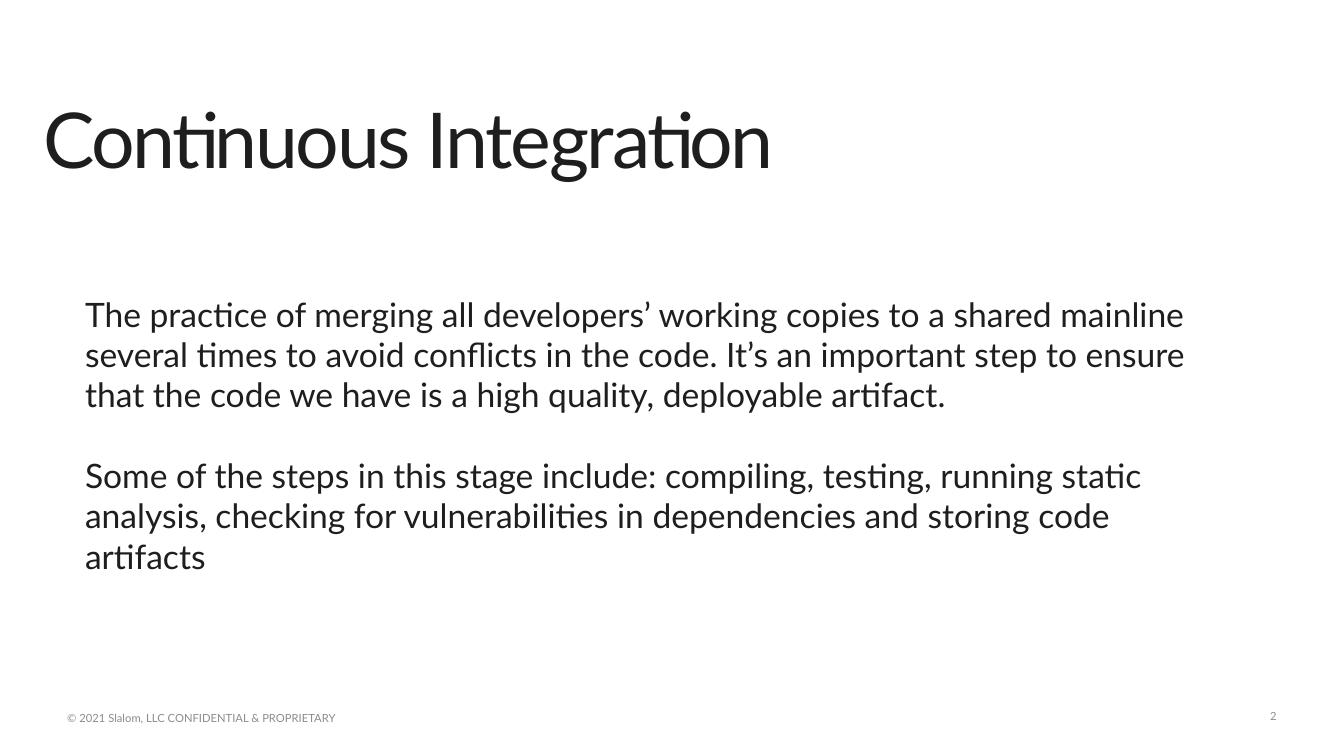
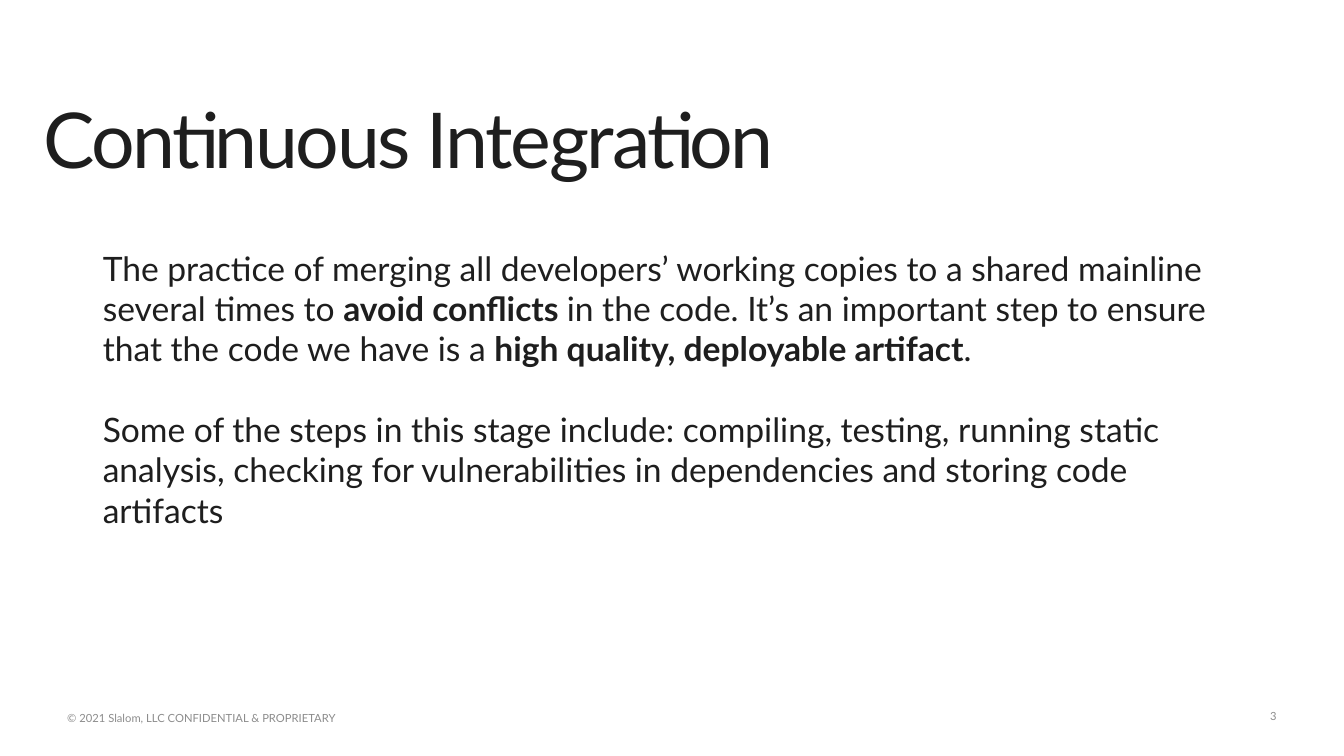
Before and after one commit to kangster7/cdond-c3-projectstarter, a slide deck: slide 3 of Presentation1.pptx (slide 2 before the commit). Drawn at 1344x756 pixels with LibreOffice and Linux fonts; fonts in the diff are those of the drawing; background and template pictures are left out. Boxes give left, top, right and bottom in pixels: in the first picture for what was removed or moved away, otherwise in the second. Text is boxed around its words. In the diff, an @@ line names an element or a change of style, - is before the commit and + after.

```diff
--- a/Presentation1.pptx
+++ b/Presentation1.pptx
@@ text at bbox=[103, 255, 1206, 367]: bold on in "avoid conflicts high quality, deployable artifact." @@
@@ text "The practice of merging all ...": place and size @@
-text "The practice of merging all ..." at bbox=[85, 301, 1185, 570]
+text "The practice of merging all ..." at bbox=[103, 255, 1206, 524]
```
Also in this commit, not shown: 3 other slides changed, 1 slide added, 2 other files.
